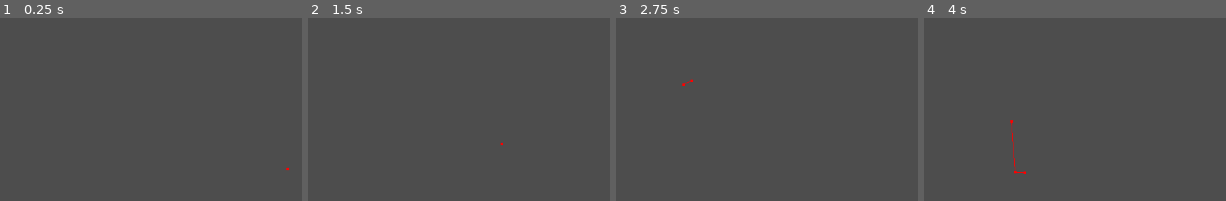
Above: before the commit, frames 1-4 (left to right).
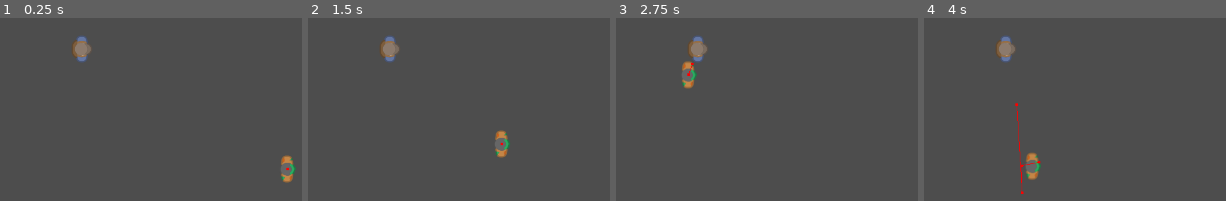
Above: after the commit, the same moments.

Repository: AlixBarreaux/zednigma
Game: Godot game, scene res://features/levels/level.tscn
Same seed, same stepped clock (60 frames per second), same inputs: the game is played once before the commit and once after it.
Inputs:
- Up to frame 1 (0.25 s): no input
- Up to frame 2 (1.5 s): tap Enter at 0.5 s; hold D (move_right) 0.53-1.28 s; tap Space at 1.25 s; hold S (move_down) from 1.28 s (still down)
- Up to frame 3 (2.75 s): release S (move_down) at 2.03 s; hold D (move_right) from 2.03 s (still down)
- Up to frame 4 (4 s): release D (move_right) at 2.78 s; hold W (move_up) 2.78-3.53 s; hold A (move_left) from 3.53 s (still down)

The runs differ from the first frame. In frame 1, 1.2% of the frame differs, in the area x 23-99%, y 9-91%; in frame 2, 1.2%; in frame 3, 1.2%; in frame 4, 1.6%, in the area x 23-39%, y 9-97%.

Commit message:
feat: Add sprite to zombies + player and modify collision shapes

Diff:
--- a/features/enemies/zombie.tscn
+++ b/features/enemies/zombie.tscn
@@ -2,21 +2,28 @@
 
 [ext_resource type="Script" uid="uid://dif7ramsyku3v" path="res://features/enemies/zombie.gd" id="1_q00gp"]
 [ext_resource type="Resource" uid="uid://ct760bxfg1pst" path="res://data/enemies/zombie_basic.tres" id="2_4gyoi"]
+[ext_resource type="Texture2D" uid="uid://brx7xgn60g6xq" path="res://assets/graphics/character_zombie.tres" id="3_0tt47"]
 [ext_resource type="Script" uid="uid://bqc4wh7ihoyov" path="res://systems/health/health_component.gd" id="3_stcnb"]
 
-[sub_resource type="CircleShape2D" id="CircleShape2D_oiube"]
+[sub_resource type="CircleShape2D" id="CircleShape2D_0tt47"]
+radius = 22.0
 
 [node name="Zombie" type="CharacterBody2D" unique_id=326393747]
+collision_layer = 4
+collision_mask = 3
 script = ExtResource("1_q00gp")
 data = ExtResource("2_4gyoi")
+metadata/_edit_group_ = true
 
 [node name="Sprite2D" type="Sprite2D" parent="." unique_id=1735265252]
+texture = ExtResource("3_0tt47")
 
 [node name="CollisionShape2D" type="CollisionShape2D" parent="." unique_id=1479342529]
-shape = SubResource("CircleShape2D_oiube")
+shape = SubResource("CircleShape2D_0tt47")
 
 [node name="NavigationAgent2D" type="NavigationAgent2D" parent="." unique_id=1047691012]
 unique_name_in_owner = true
+path_postprocessing = 1
 debug_enabled = true
 
 [node name="HealthComponent" type="Node" parent="." unique_id=34698160]
--- a/features/player/player.tscn
+++ b/features/player/player.tscn
@@ -3,17 +3,22 @@
 [ext_resource type="Script" uid="uid://blnlk6v34mvrw" path="res://features/player/player.gd" id="1_4flbx"]
 [ext_resource type="Resource" uid="uid://bancj5myy4rdd" path="res://data/player/player_default.tres" id="2_emvbc"]
 [ext_resource type="Script" uid="uid://bqc4wh7ihoyov" path="res://systems/health/health_component.gd" id="2_onrkg"]
+[ext_resource type="Texture2D" uid="uid://f3ieaap3111m" path="res://assets/graphics/character_player.tres" id="3_i250s"]
 
-[sub_resource type="CircleShape2D" id="CircleShape2D_sh265"]
+[sub_resource type="CircleShape2D" id="CircleShape2D_i250s"]
+radius = 21.0
 
 [node name="Player" type="CharacterBody2D" unique_id=1108645041]
+collision_mask = 6
 script = ExtResource("1_4flbx")
 data = ExtResource("2_emvbc")
+metadata/_edit_group_ = true
 
 [node name="Sprite2D" type="Sprite2D" parent="." unique_id=326113587]
+texture = ExtResource("3_i250s")
 
 [node name="CollisionShape2D" type="CollisionShape2D" parent="." unique_id=1317364028]
-shape = SubResource("CircleShape2D_sh265")
+shape = SubResource("CircleShape2D_i250s")
 
 [node name="Camera2D" type="Camera2D" parent="." unique_id=250082993]
 
